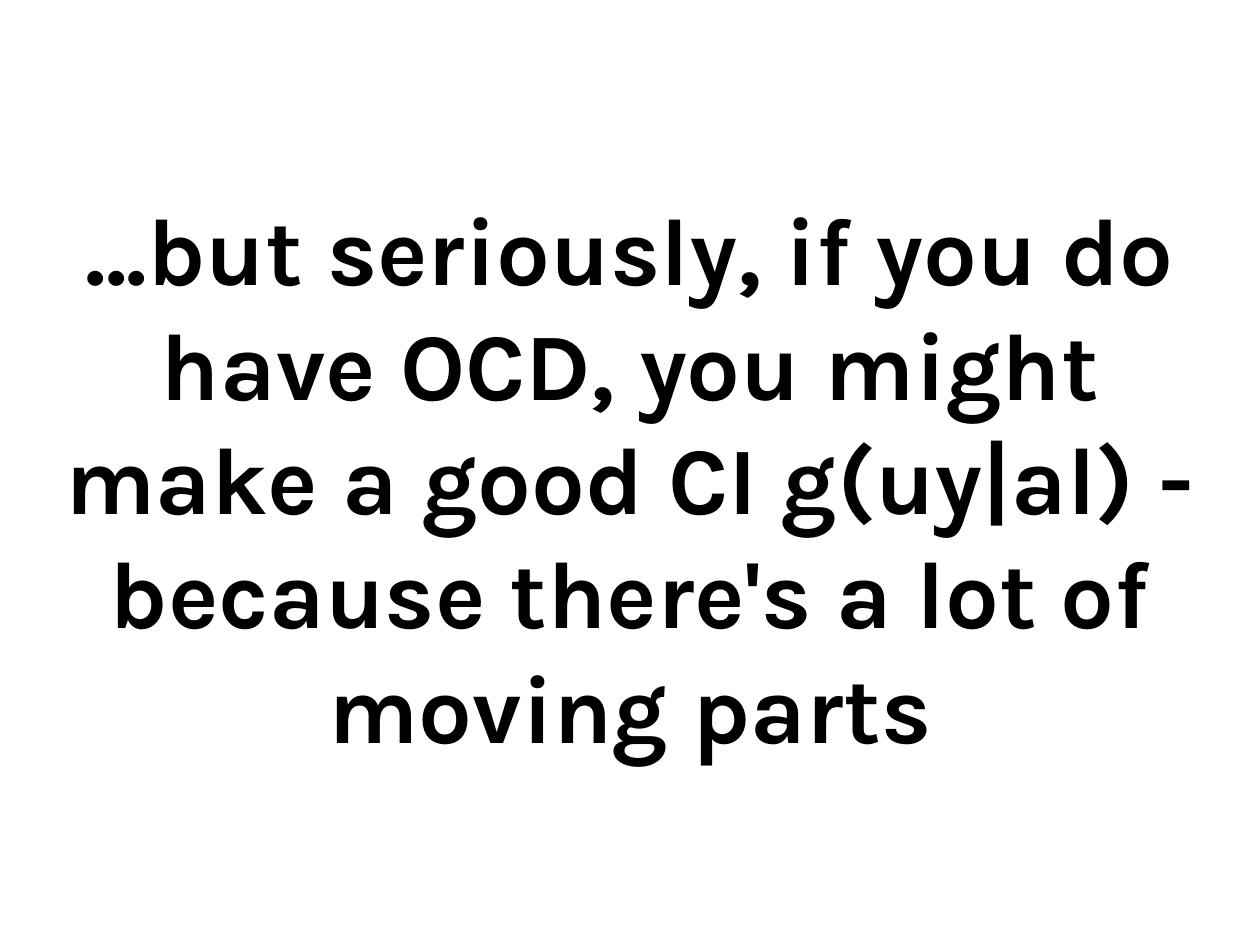
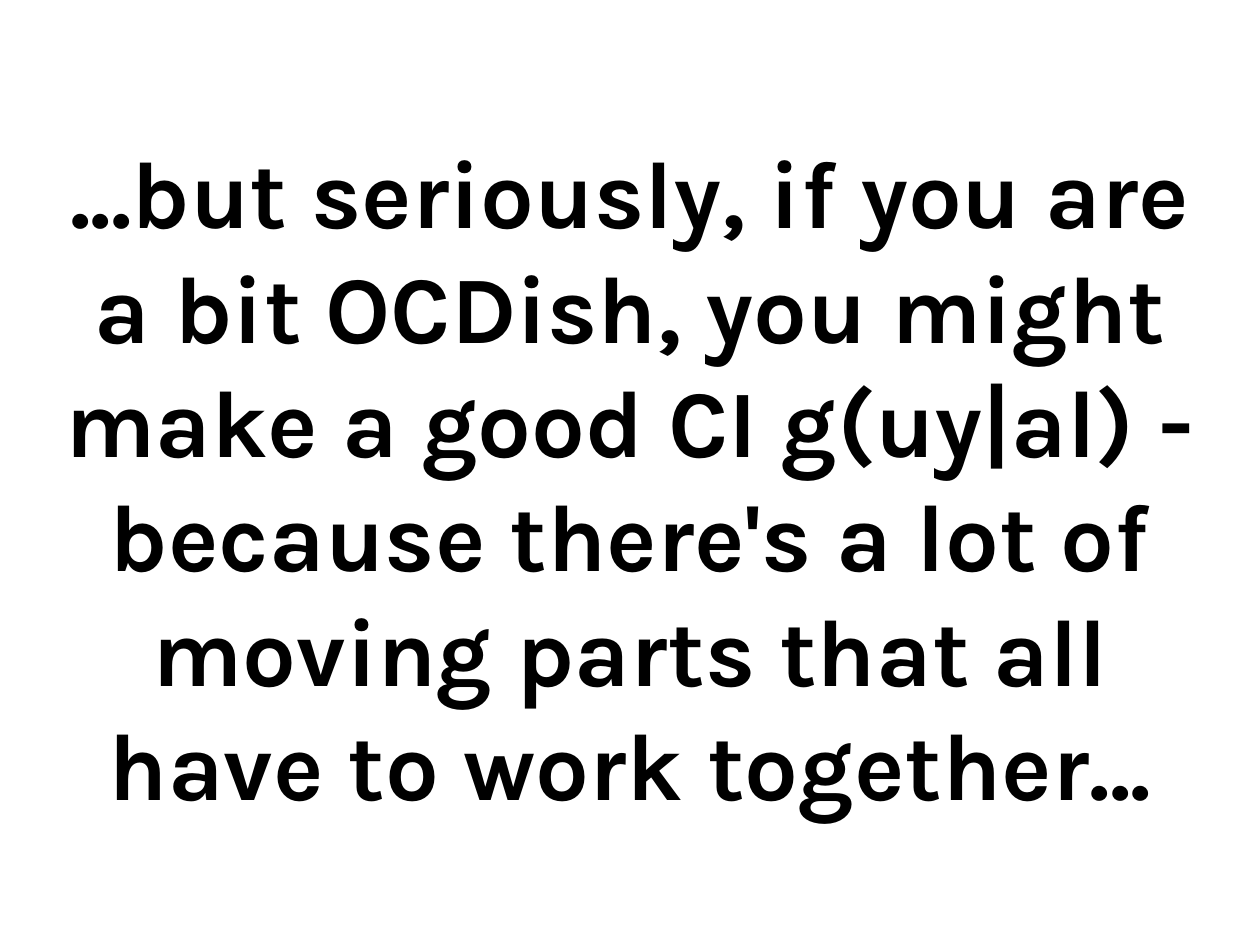
Before and after one commit to thewoolleyman/ci_for_the_rails_guy_or_gal, a slide deck: slide 49 of presentation/ci_for_the_web_2.0_guy_or_gal.odp (slide 44 before the commit). Drawn at 1260x946 pixels with LibreOffice and Linux fonts; fonts in the diff are those of the drawing. Boxes give left, top, right and bottom in pixels: in the first picture for what was removed or moved away, otherwise in the second. Text is boxed around its words. In the diff, an @@ line names an element or a change of style, - is before the commit and + after.

```diff
--- a/presentation/ci_for_the_web_2.0_guy_or_gal.odp
+++ b/presentation/ci_for_the_web_2.0_guy_or_gal.odp
@@ title at (65,160,1190,822): text changed @@
-...but seriously, if you do have OCD, you might make a good CI g(uy|al) - because there's a lot of moving parts
+...but seriously, if you are a bit OCDish, you might make a good CI g(uy|al) - because there's a lot of moving parts that all have to work together...
```
Also in this commit, not shown: 25 other slides changed, 9 slides added, 2 slides removed.
